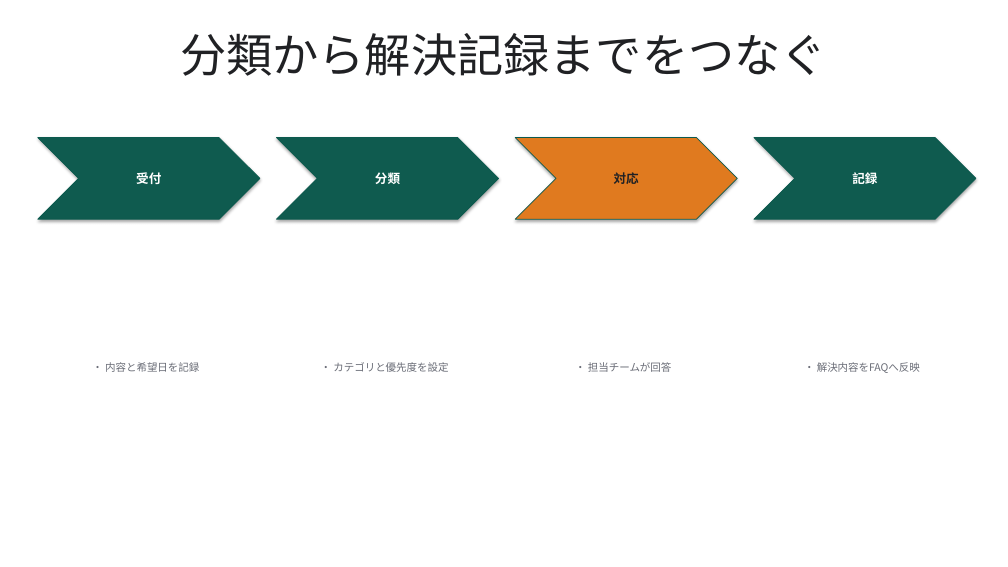
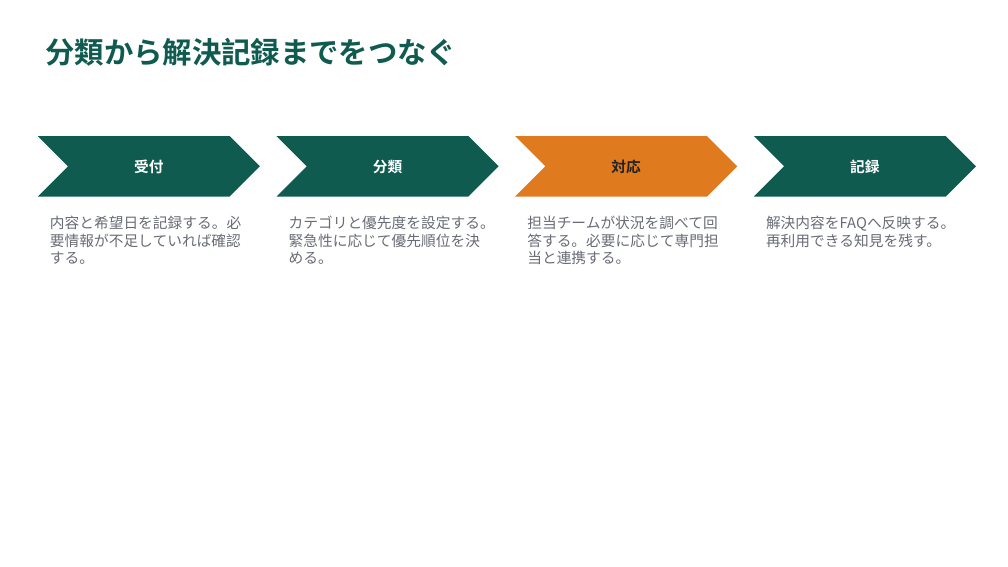
Before and after one commit to YHirano7/Artifacts, a slide deck: slide 7 of skills/pptx-deck/examples/component-gallery/component-gallery.pptx. Drawn at 1008x567 pixels with LibreOffice and Linux fonts; fonts in the diff are those of the drawing. Boxes give left, top, right and bottom in pixels: in the first picture for what was removed or moved away, otherwise in the second. Text is boxed around its words. In the diff, an @@ line names an element or a change of style, - is before the commit and + after.

```diff
--- a/skills/pptx-deck/examples/component-gallery/component-gallery.pptx
+++ b/skills/pptx-deck/examples/component-gallery/component-gallery.pptx
@@ title "分類から解決記録までをつなぐ": place and size @@
-title "分類から解決記録までをつなぐ" at (180, 33, 827, 76)
+title "分類から解決記録までをつなぐ" at (45, 38, 456, 66)
@@ title "分類から解決記録までをつなぐ" at (45, 38, 456, 66): size 44 to 28 pt, text colour #202124 to #0F5B4F, bold on; alignment centre to left @@
@@ chevron "受付": place and size @@
-chevron "受付" at (38, 138, 260, 219)
+chevron "受付" at (38, 136, 260, 197)
@@ chevron "分類": place and size @@
-chevron "分類" at (277, 138, 499, 219)
+chevron "分類" at (277, 136, 499, 197)
@@ chevron "対応": place and size @@
-chevron "対応" at (516, 138, 738, 219)
+chevron "対応" at (516, 136, 738, 197)
@@ size 12 to 14 pt; outline #0D5B4F 0.75 pt to none; shadow off in 4 elements at (38, 136, 260, 197), (277, 136, 499, 197), (516, 136, 738, 197), (754, 136, 976, 197) @@
@@ chevron "記録": place and size @@
-chevron "記録" at (754, 138, 976, 219)
+chevron "記録" at (754, 136, 976, 197)
@@ vertical alignment middle to top in 4 elements at (289, 215, 495, 264), (50, 215, 241, 264), (766, 215, 955, 247), (527, 215, 718, 264) @@
@@ text at (50, 215, 241, 264): text changed; size 10 to 14 pt @@
-• 内容と希望日を記録
+内容と希望日を記録する。必要情報が不足していれば確認する。
@@ text at (289, 215, 495, 264): text changed; size 10 to 14 pt @@
-• カテゴリと優先度を設定
+カテゴリと優先度を設定する。緊急性に応じて優先順位を決める。
@@ text at (527, 215, 718, 264): text changed; size 10 to 14 pt @@
-• 担当チームが回答
+担当チームが状況を調べて回答する。必要に応じて専門担当と連携する。
@@ text at (766, 215, 955, 247): text changed; size 10 to 14 pt @@
-• 解決内容をFAQへ反映
+解決内容をFAQへ反映する。再利用できる知見を残す。
```
Also in this commit, not shown: 21 other slides changed, 41 other files.
